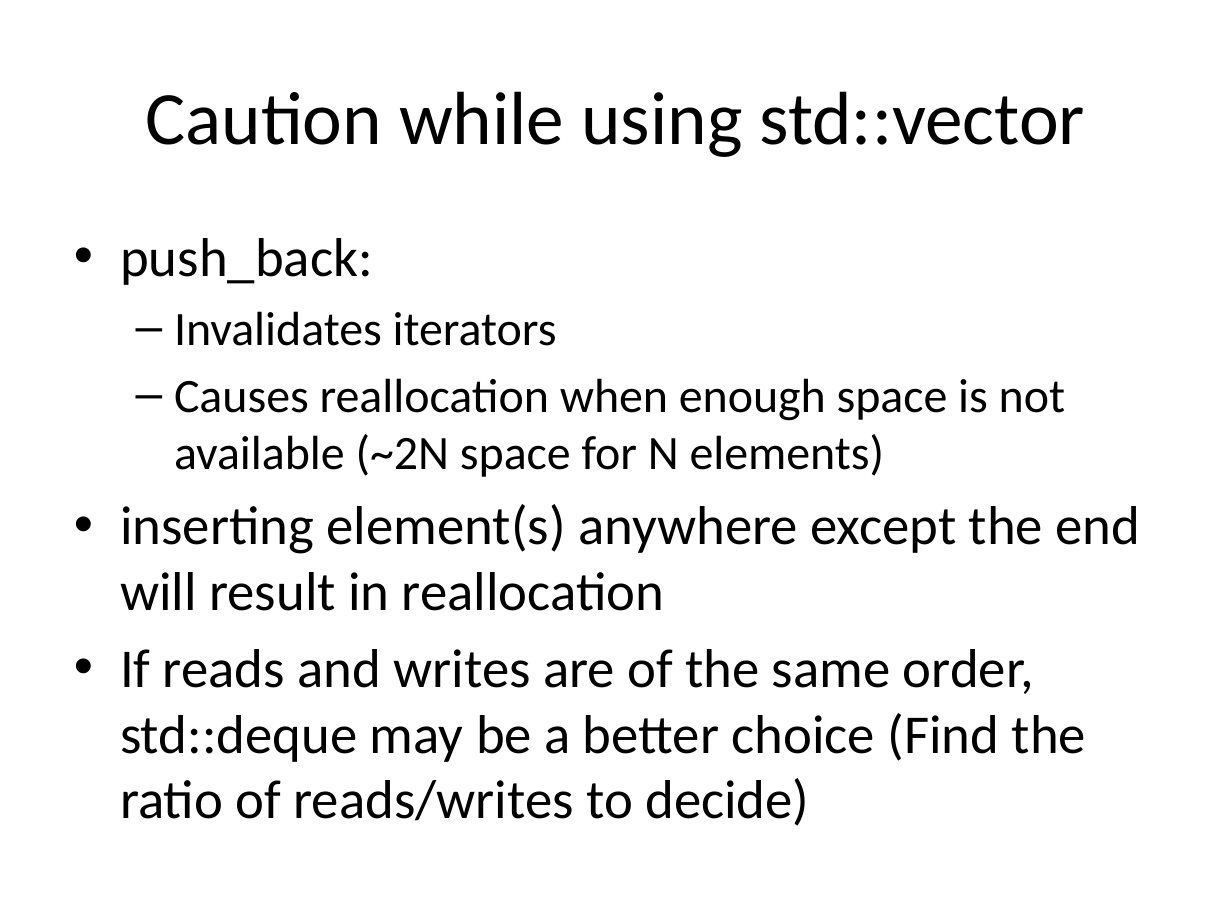
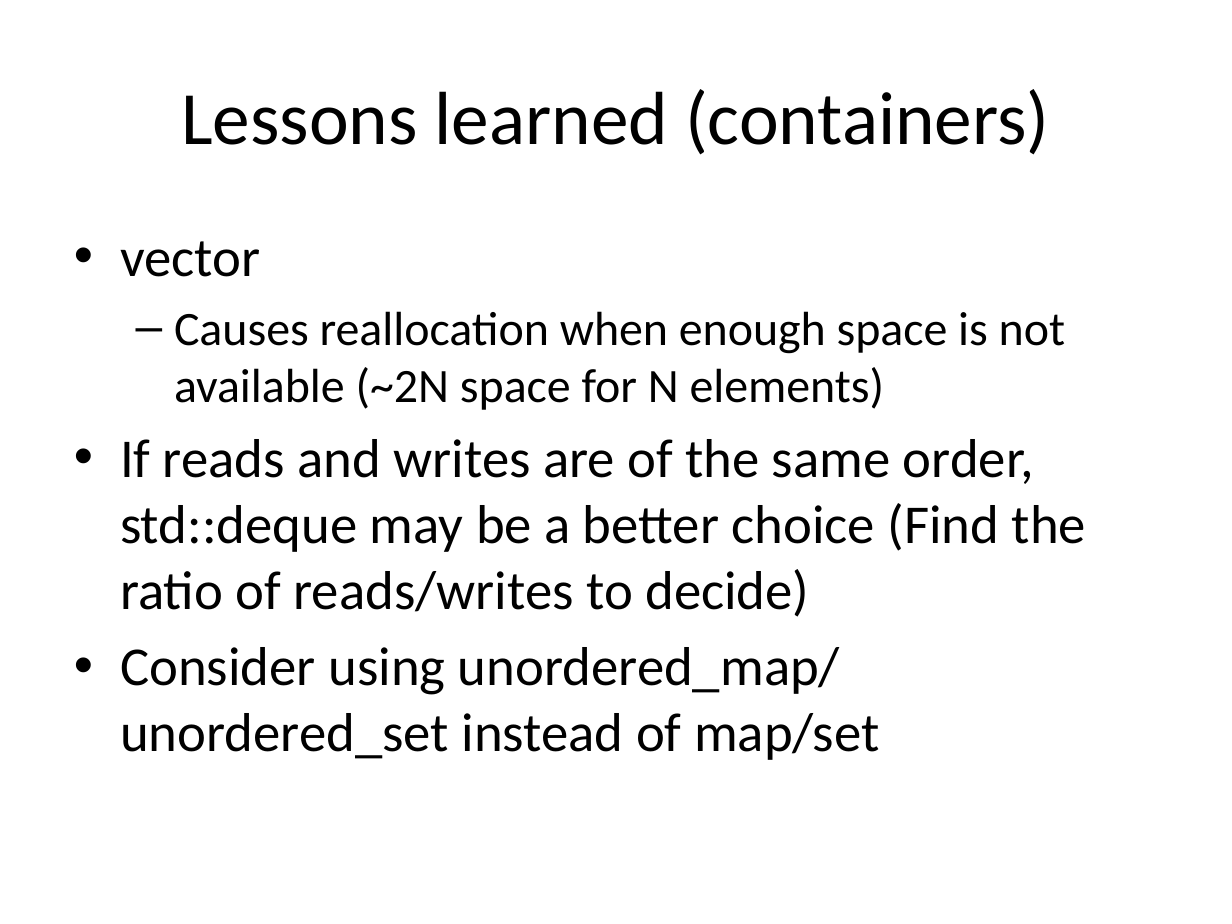
Before and after one commit to hiraditya/std-benchmark, a slide deck: slide 26 of docs/slides/slide-cppnow.pptx. Drawn at 1232x924 pixels with LibreOffice and Linux fonts; fonts in the diff are those of the drawing. Boxes give left, top, right and bottom in pixels: in the first picture for what was removed or moved away, otherwise in the second. Text is boxed around its words. In the diff, an @@ line names an element or a change of style, - is before the commit and + after.

```diff
--- a/docs/slides/slide-cppnow.pptx
+++ b/docs/slides/slide-cppnow.pptx
@@ title at (x1=181, y1=89, x2=1049, y2=155): text changed @@
-Caution while using std::vector
+Lessons learned (containers)
@@ text at (x1=120, y1=241, x2=260, y2=277): text changed; size 28 to 32 pt @@
-• push_back:
-  – Invalidates iterators
+• vector
@@ text at (x1=120, y1=504, x2=1141, y2=611): paragraph removed @@
-• inserting element(s) anywhere except the end will result in reallocation
@@ text at (x1=120, y1=647, x2=880, y2=760): paragraph added @@
+• Consider using unordered_map/ unordered_set instead of map/set
```
Also in this commit, not shown: 19 other slides changed, 1 other file.
